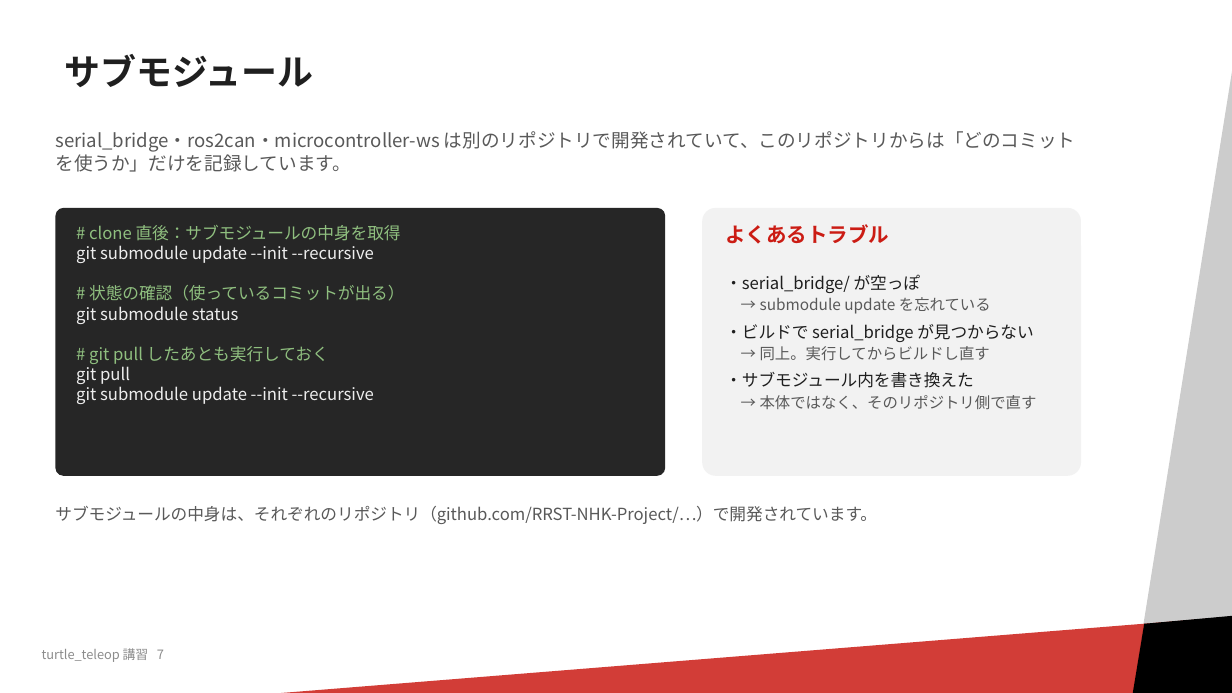
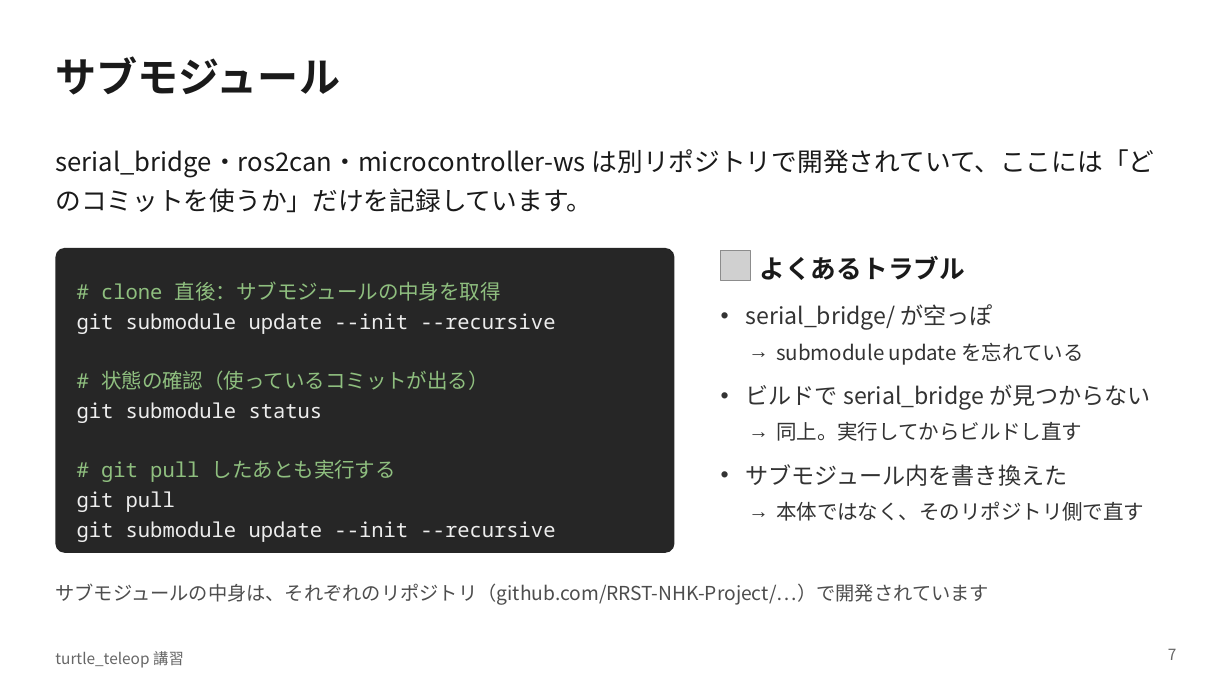
Before and after one commit to RRST-NHK-Project/rrst-ros2-ws-practice, a slide deck: slide 7 of docs/turtle_teleop講習.pptx. Drawn at 1232x693 pixels with LibreOffice and Linux fonts; fonts in the diff are those of the drawing; grey boxes stand for pictures; background and template pictures are left out. Boxes give left, top, right and bottom in pixels: in the first picture for what was removed or moved away, otherwise in the second. Text is boxed around its words. In the diff, an @@ line names an element or a change of style, - is before the commit and + after.

Commit message:
講習資料の修正

```diff
--- a/docs/turtle_teleop講習.pptx
+++ b/docs/turtle_teleop講習.pptx
@@ rectangle removed at [1042,17,1232,693] @@
@@ title "サブモジュール": place and size @@
-title "サブモジュール" at [65,54,314,87]
+title "サブモジュール" at [55,56,340,95]
@@ title "サブモジュール" at [55,56,340,95]: size 28 to 32 pt, text colour #1F1F1F to #1A1A1A; line spacing 0.9 to 1; less space between paragraphs @@
@@ text at [55,149,1155,213]: text changed; size 14.5 to 20 pt; text colour #595959 to #1A1A1A @@
-serial_bridge・ros2can・microcontroller-ws は別のリポジトリで開発されていて、このリポジトリからは「どのコミットを使うか」だけを記録しています。
+serial_bridge・ros2can・microcontroller-ws は別リポジトリで開発されていて、ここには「どのコミットを使うか」だけを記録しています。
@@ rounded rectangle removed at [702,208,1081,476] @@
@@ rounded rectangle "# clone 直後：サブモジュールの中身を取得": place and size @@
-rounded rectangle "# clone 直後：サブモジュールの中身を取得" at [55,208,665,476]
+rounded rectangle "# clone 直後：サブモジュールの中身を取得" at [55,248,675,553]
@@ picture added at [721,250,750,280] @@
@@ text "よくあるトラブル": place and size @@
-text "よくあるトラブル" at [725,224,889,244]
+text "よくあるトラブル" at [760,256,966,280]
@@ text "よくあるトラブル" at [760,256,966,280]: size 16 to 20 pt, text colour #CB1C14 to #1A1A1A; line spacing 1 to 28pt; less space between paragraphs @@
@@ text in rounded rectangle at [77,281,555,542]: size 13 to 16 pt, font Noto Sans CJK JP to Noto Sans Mono in "# clone 直後：サブモジュールの中身を取得", "git submodule update --init --recursive", "# 状態の確認（使っているコミットが出る）", "git submodule status" and 2 more places; line spacing 1 to 23.2pt @@
@@ text at [746,304,1151,521]: text changed; size 13 to 18 pt; text colour #1F1F1F to #333333 @@
-・serial_bridge/ が空っぽ
-→ submodule update を忘れている
-・ビルドで serial_bridge が見つからない
-→ 同上。実行してからビルドし直す
-・サブモジュール内を書き換えた
-→ 本体ではなく、そのリポジトリ側で直す
+• serial_bridge/ が空っぽ
+  → submodule update を忘れている
+• ビルドで serial_bridge が見つからない
+  → 同上。実行してからビルドし直す
+• サブモジュール内を書き換えた
+  → 本体ではなく、そのリポジトリ側で直す
@@ text in rounded rectangle at [101,460,396,482]: text changed; size 13 to 16 pt; font Noto Sans CJK JP to Noto Sans Mono @@
-# git pull したあとも実行しておく
+# git pull したあとも実行する
@@ text at [55,583,989,605]: text changed; size 13 to 15 pt; text colour #595959 to #4D4D4D @@
-サブモジュールの中身は、それぞれのリポジトリ（github.com/RRST-NHK-Project/…）で開発されています。
+サブモジュールの中身は、それぞれのリポジトリ（github.com/RRST-NHK-Project/…）で開発されています
@@ rectangle removed at [52,610,1232,693] @@
@@ parallelogram removed at [1117,610,1232,693] @@
@@ text removed at [42,648,164,662] @@
-turtle_teleop 講習 7
@@ text added at [55,651,184,668], 12 pt, text #666666 @@
+turtle_teleop 講習
@@ page number added at [1168,648,1177,660], 12 pt, text #666666 @@
+7
```
Also in this commit, not shown: 29 other slides changed, 1 slide added, 5 other files.
